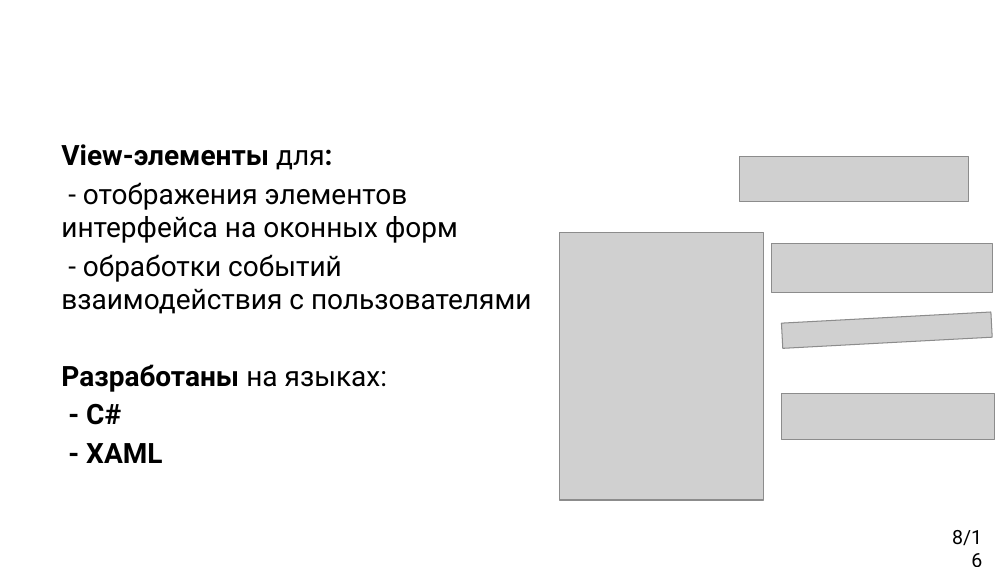
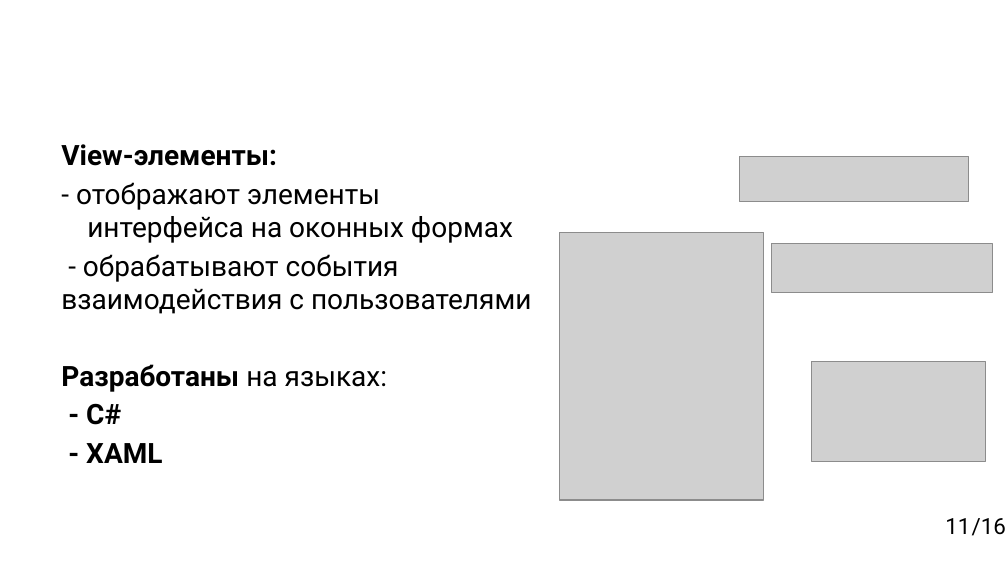
Before and after one commit to BRKot/DiplomGit, a slide deck: slide 11 of Пантелеевы Артём.pptx (slide 8 before the commit). Drawn at 1008x567 pixels with LibreOffice and Linux fonts; fonts in the diff are those of the drawing; grey boxes stand for pictures; background and template pictures are left out. Boxes give left, top, right and bottom in pixels: in the first picture for what was removed or moved away, otherwise in the second. Text is boxed around its words. In the diff, an @@ line names an element or a change of style, - is before the commit and + after.

```diff
--- a/Пантелеевы Артём.pptx
+++ b/Пантелеевы Артём.pptx
@@ text at <box>61,144,532,314</box>: text changed @@
-View-элементы для:
-- отображения элементов интерфейса на оконных форм
-- обработки событий взаимодействия с пользователями
+View-элементы:
+- отображают элементы интерфейса на оконных формах
+- обрабатывают события взаимодействия с пользователями
@@ picture removed at <box>782,312,992,348</box> @@
@@ picture added at <box>811,361,985,461</box> @@
@@ picture removed at <box>781,393,994,439</box> @@
@@ text "/16" at <box>945,518,1005,536</box>: vertical alignment top to middle @@
@@ text at <box>945,518,1005,536</box>: text changed; size 14 to 16 pt @@
-8/16
+/16
@@ page number added at <box>945,518,1005,536</box>, 16 pt, text #000000 @@
+11
```
Also in this commit, not shown: 15 other slides changed, 14 other files.
